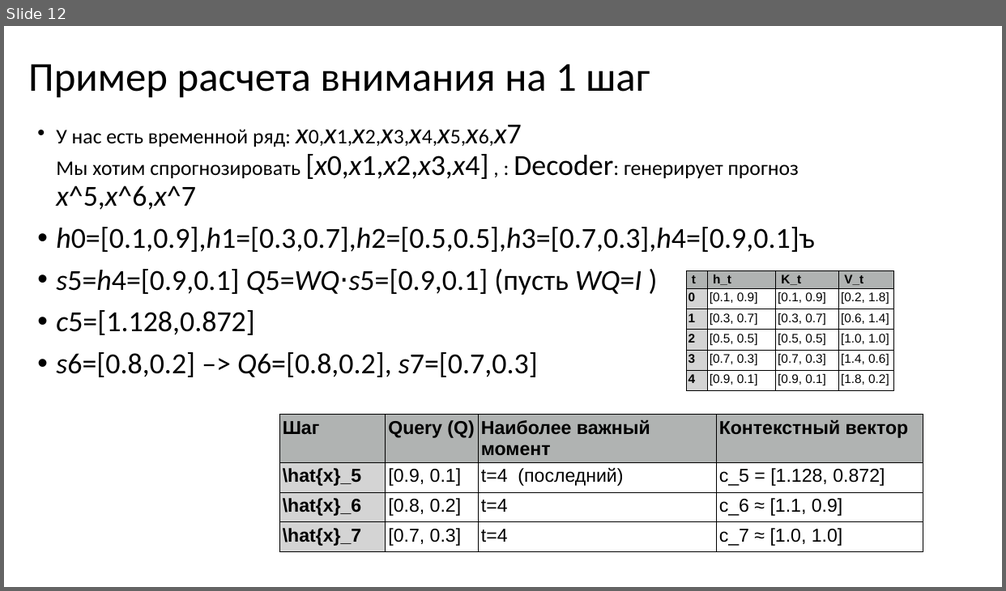
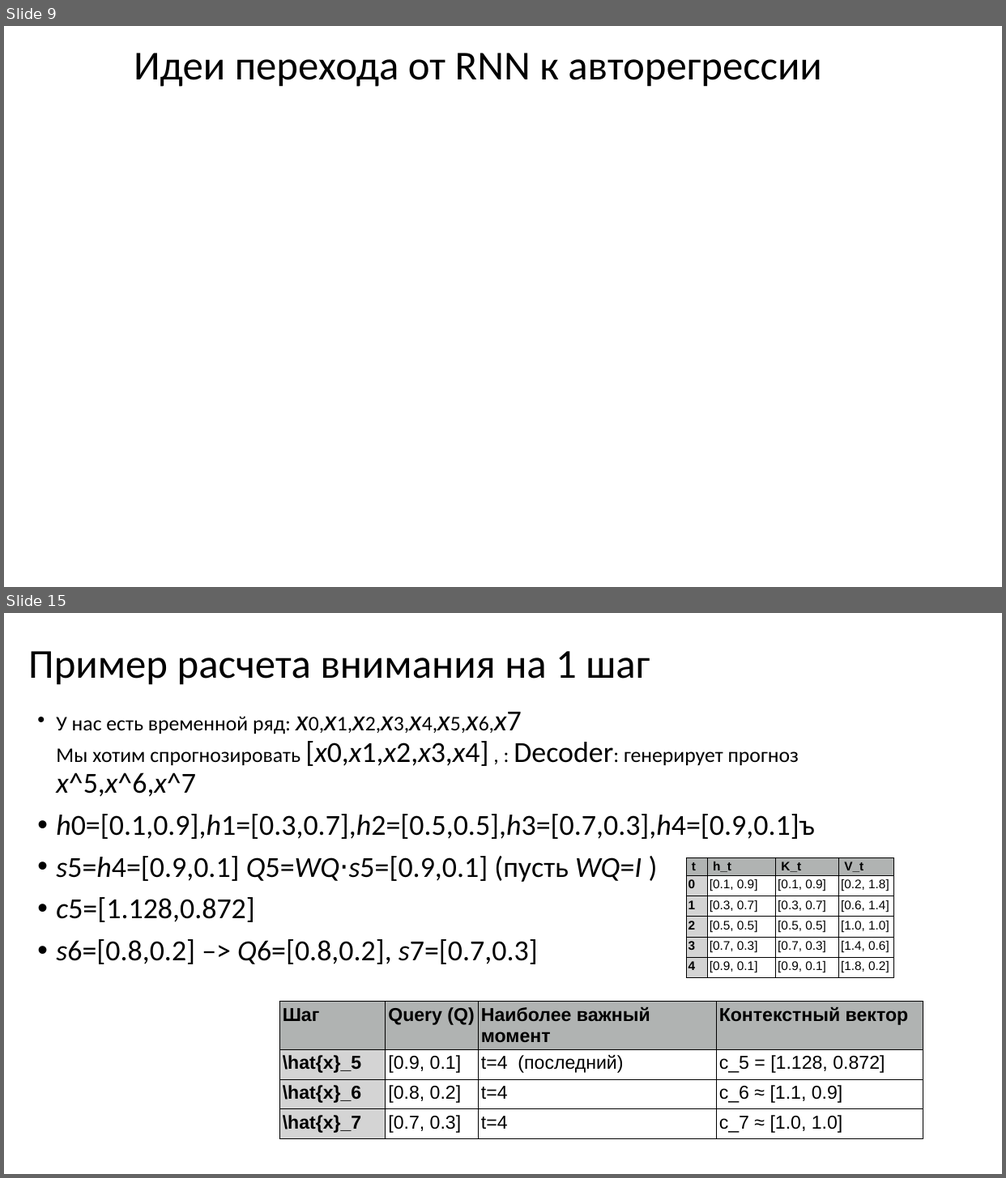
Before and after one commit to MVRonkin/TimeSeriesCourse, a slide deck: 2025/LEC/07-3 Transformers.pptx. Shown one above the other, each under a label of ours: slide 12 before the commit, slides 9 and 15 after it; the slides between them are not shown. The pictures are 1006x591 and 1006x1178 pixels, drawn with LibreOffice and Linux fonts; fonts in the diff are those of the drawing; grey boxes stand for pictures. Boxes give left, top, right and bottom in pixels: in the first picture for what was removed or moved away, otherwise in the second. Text is boxed around its words. In the diff, an @@ line names an element or a change of style, - is before the commit and + after.

```diff
--- a/2025/LEC/07-3 Transformers.pptx
+++ b/2025/LEC/07-3 Transformers.pptx
@@ slide 9 added at box(4, 26, 1002, 587), background #FFFFFF @@
@@ title added at box(134, 53, 822, 87), 39.6 pt, text #000000 @@
+Идеи перехода от RNN к авторегрессии
@@ what was slide 12 is now slide 15 @@
```
Also in this commit, not shown: 4 slides changed, 5 other slides added, 2 slides removed.
